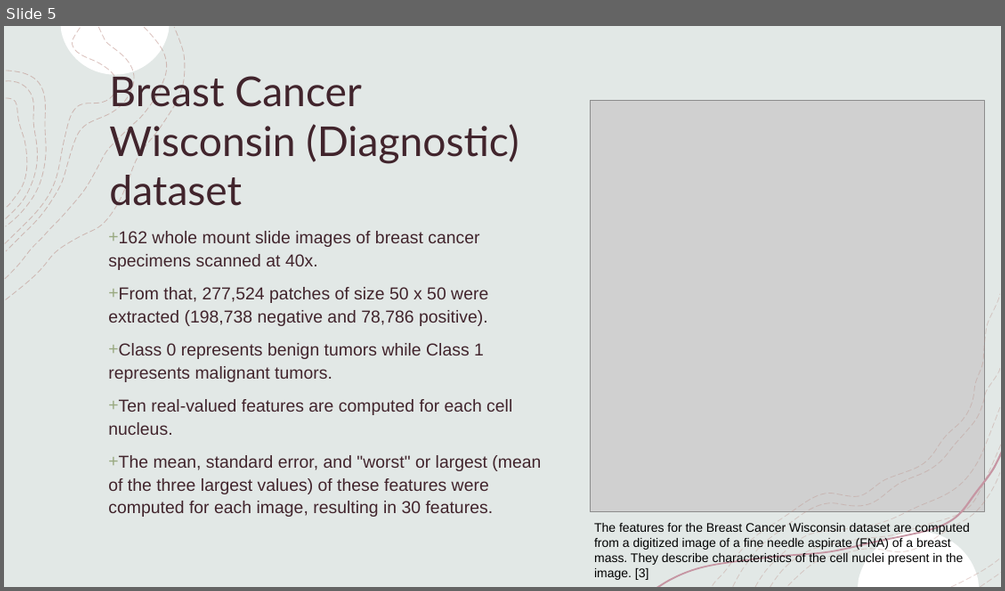
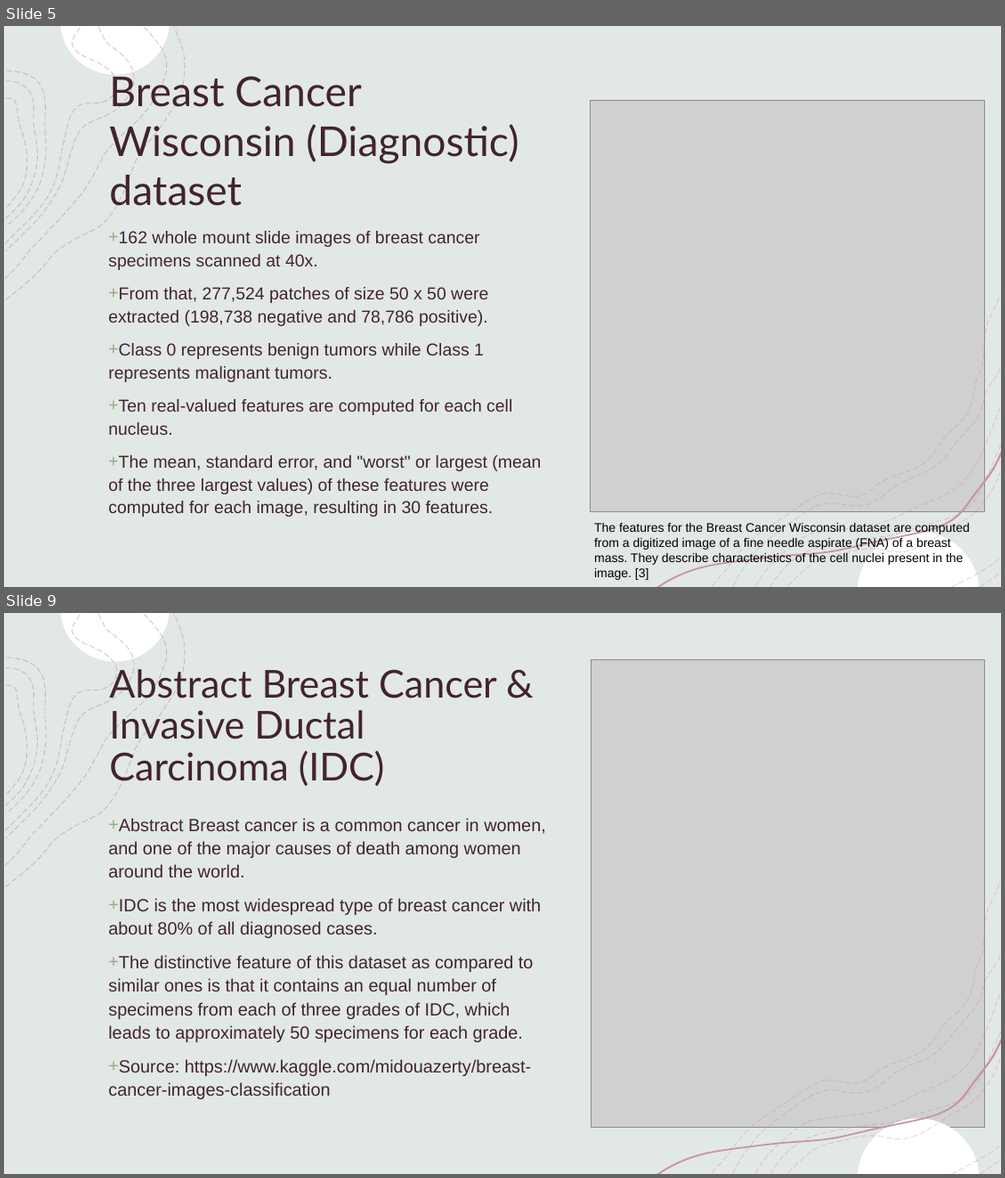
Before and after one commit to dkinneyBU/DSC680, a slide deck: Assignments/Week12/DKinney-Project 3 Presentation.pptx. Shown one above the other, each under a label of ours: slide 5 before the commit, slides 5 and 9 after it; the slides between them are not shown. The pictures are 1005x591 and 1005x1178 pixels, drawn with LibreOffice and Linux fonts; fonts in the diff are those of the drawing; grey boxes stand for pictures. Boxes give left, top, right and bottom in pixels: in the first picture for what was removed or moved away, otherwise in the second. Text is boxed around its words. In the diff, an @@ line names an element or a change of style, - is before the commit and + after.

```diff
--- a/Assignments/Week12/DKinney-Project 3 Presentation.pptx
+++ b/Assignments/Week12/DKinney-Project 3 Presentation.pptx
@@ slide 9 added at (x1=4, y1=613, x2=1001, y2=1174), background #FFFFFF; not listed: 8 template elements that a slide beside it also shows @@
@@ rectangle added at (x1=4, y1=613, x2=1001, y2=1174), fill #FFFFFF, outline #F2F2F2 1 pt @@
@@ rectangle added at (x1=4, y1=613, x2=1001, y2=1174), fill #E2E8E6 @@
@@ freeform shape added at (x1=5, y1=615, x2=166, y2=866), outline #BA887F 0.75 pt dashed @@
@@ freeform shape added at (x1=5, y1=615, x2=117, y2=831), outline #BA887F 0.75 pt dashed @@
@@ title added at (x1=109, y1=666, x2=497, y2=788), 37 pt, text #41242C @@
+Abstract Breast Cancer & Invasive Ductal Carcinoma (IDC)
@@ picture added at (x1=591, y1=659, x2=985, y2=1127) @@
@@ freeform shape added at (x1=5, y1=668, x2=37, y2=807), outline #BA887F 0.75 pt dashed @@
@@ group added at (x1=5, y1=613, x2=185, y2=887): 8 freeform shapes @@
@@ text added at (x1=108, y1=818, x2=546, y2=1099), 17 pt, text #41242C @@
++ Abstract Breast cancer is a common cancer in women, and one of the major causes of death among women around the world.
++ IDC is the most widespread type of breast cancer with about 80% of all diagnosed cases.
++ The distinctive feature of this dataset as compared to similar ones is that it contains an equal number of specimens from each of three grades of IDC, which leads to approximately 50 specimens for each grade.
++ Source: https://www.kaggle.com/midouazerty/breast-cancer-images-classification
@@ group added at (x1=728, y1=956, x2=997, y2=1174): 5 freeform shapes @@
@@ freeform shape added at (x1=656, y1=1038, x2=1001, y2=1174), fill #C696A3 @@
@@ group added at (x1=657, y1=881, x2=1001, y2=1174): 9 freeform shapes @@
@@ freeform shape added at (x1=858, y1=1118, x2=979, y2=1173), fill #FFFFFF @@
```
Also in this commit, not shown: 2 slides changed, 11 other slides added, 1 other file.
